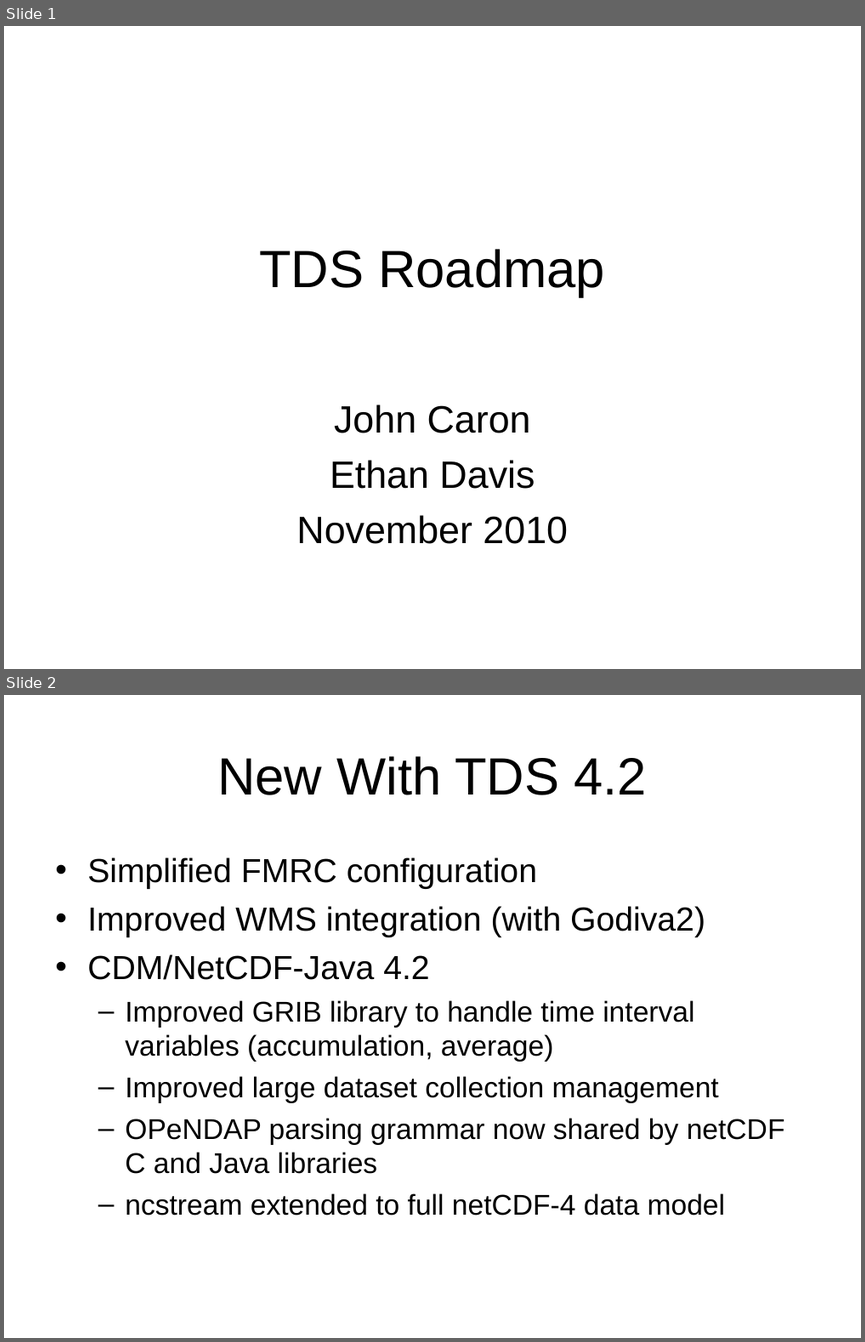
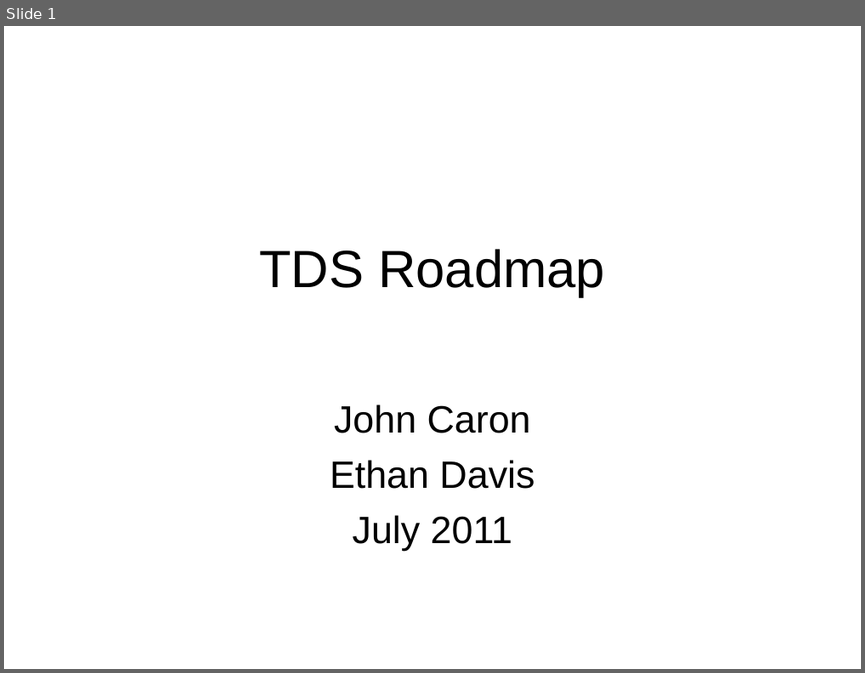
Before and after one commit to Unidata/thredds, a slide deck: docs/web/thredds/tech/tds4.2/tutorial/TDS_Plans.ppt. Shown one above the other, each under a label of ours: slides 1 and 2 before the commit, slide 1 after it. The pictures are 865x1342 and 865x673 pixels, drawn with LibreOffice and Linux fonts; fonts in the diff are those of the drawing; background and template pictures are left out. Boxes give left, top, right and bottom in pixels: in the first picture for what was removed or moved away, otherwise in the second. Text is boxed around its words. In the diff, an @@ line names an element or a change of style, - is before the commit and + after.

```diff
--- a/docs/web/thredds/tech/tds4.2/tutorial/TDS_Plans.ppt
+++ b/docs/web/thredds/tech/tds4.2/tutorial/TDS_Plans.ppt
@@ slide 2 removed at [4,695,861,1338], background picture (left out) @@
@@ title removed at [217,756,647,795] @@
-New With TDS 4.2
@@ text removed at [87,857,785,1215] @@
-• Simplified FMRC configuration
-• Improved WMS integration (with Godiva2)
-• CDM/NetCDF-Java 4.2
-  – Improved GRIB library to handle time interval variables (accumulation, average)
-  – Improved large dataset collection management
-  – OPeNDAP parsing grammar now shared by netCDF C and Java libraries
-  – ncstream extended to full netCDF-4 data model
@@ slide 1 changed as well @@
@@ subtitle at [352,515,512,550]: text changed @@
-November 2010
+July 2011
```
Also in this commit, not shown: 2 other slides changed, 2 other files.
